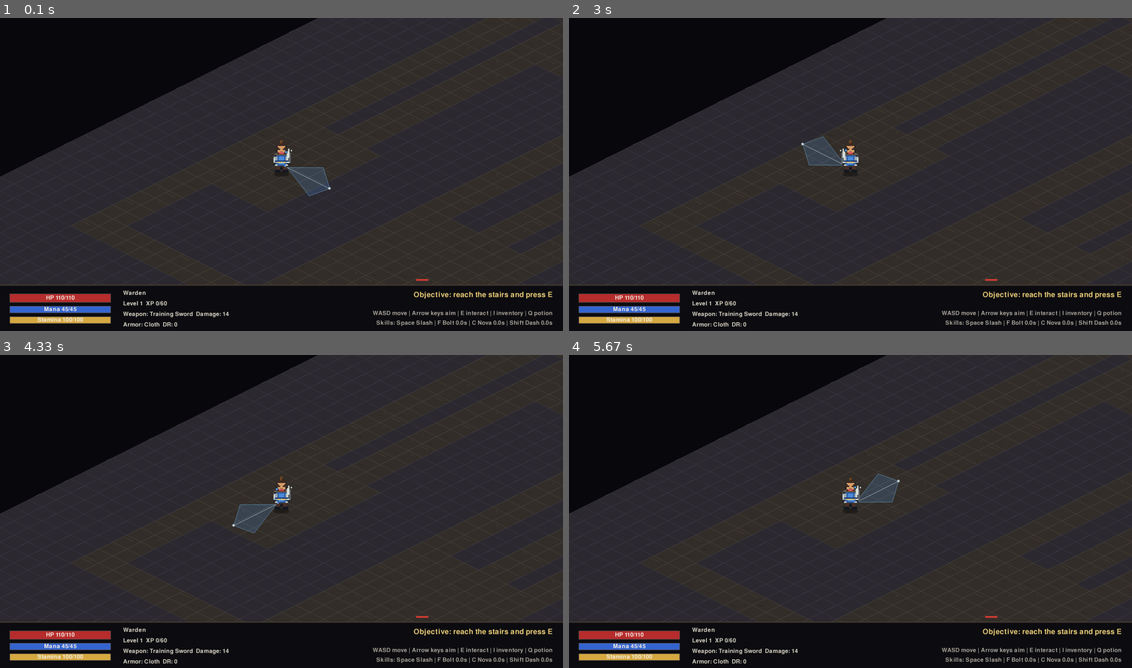
Above: before the commit, frames 1-4 (two rows, left to right).
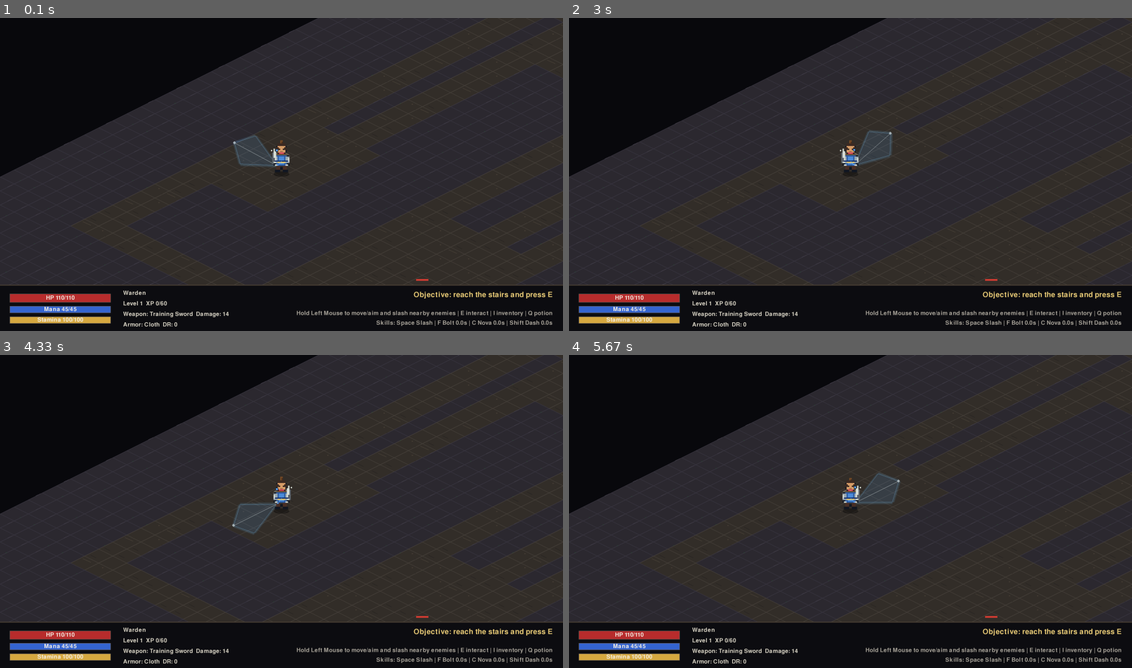
Above: after the commit, the same moments.

Repository: mattirk/arch-rogue
Game: pygame game, started from src/arch_rogue/__main__.py
The game is run twice, just before and just after one commit, with the same random seed, the same clock (stepped at 60 frames per second) and the same inputs.
Inputs (mouse positions are in pixels of both pictures, inside the frame that each line leads up to):
- Up to frame 1 (0.1 s): no input
- Up to frame 2 (3 s): hold Right 0.33-0.8 s; move the mouse to (827, 190) at 0.37 s; hold Up 0.83-1.13 s; move the mouse to (1019, 208) at 0.87 s; hold Right 1.17-1.63 s; move the mouse to (833, 161) at 1.2 s; hold Left 1.67-2.2 s; move the mouse to (771, 111) at 1.7 s; hold Down 2.23-2.53 s; move the mouse to (878, 102) at 2.27 s; hold Left 2.57-2.97 s; move the mouse to (929, 99) at 2.6 s
- Up to frame 3 (4.33 s): hold Up 3-3.37 s; move the mouse to (444, 442) at 3.03 s; hold Right 3.4-4.03 s; move the mouse to (168, 536) at 3.43 s; hold Down from 4.07 s (still down); move the mouse to (135, 542) at 4.1 s
- Up to frame 4 (5.67 s): release Down at 4.43 s; hold Left 4.47-4.93 s; move the mouse to (816, 608) at 4.5 s; hold Right 4.97-5.43 s; move the mouse to (827, 408) at 5 s; hold Up from 5.47 s (still down); move the mouse to (1025, 561) at 5.5 s

The runs differ from the first frame. In frame 1, 1.3% of the frame differs, in the area x 41-81%, y 37-96%; in frame 2, 1.2%; in frame 3, 0.3%; in frame 4, 0.3%.

Commit message:
Movement fix wasd -> mouse

Diff:
--- a/src/arch_rogue/game.py
+++ b/src/arch_rogue/game.py
@@ -880,8 +880,10 @@
                 elif event.key == pygame.K_q and self.state == "playing":
                     self.use_first_potion()
                 elif event.key == pygame.K_SPACE and self.state == "playing":
+                    self.update_player_aim()
                     self.player_melee_attack()
                 elif event.key == pygame.K_f and self.state == "playing":
+                    self.update_player_aim()
                     self.player_cast_bolt()
                 elif event.key == pygame.K_c and self.state == "playing":
                     self.player_cast_nova()
@@ -889,14 +891,15 @@
                     event.key in (pygame.K_LSHIFT, pygame.K_RSHIFT)
                     and self.state == "playing"
                 ):
+                    self.update_player_aim()
                     self.player_dash()
                 elif pygame.K_1 <= event.key <= pygame.K_9 and self.state == "playing":
                     self.use_inventory_slot(event.key - pygame.K_1)
             elif event.type == pygame.MOUSEBUTTONDOWN and self.state == "playing":
                 if event.button == 1:
-                    self.player_melee_attack()
-                elif event.button == 3:
-                    self.player_cast_bolt()
+                    self.face_player_toward_screen_point(*event.pos)
+                    if self.enemy_in_melee_arc():
+                        self.player_melee_attack()
 
     def update(self, dt: float) -> None:
         self.elapsed += dt
@@ -919,19 +922,32 @@
             length = math.hypot(dx, dy)
             self.player.facing_x = dx / length
             self.player.facing_y = dy / length
+        else:
+            self.face_player_toward_screen_point(*pygame.mouse.get_pos())
+
+    def face_player_toward_screen_point(self, sx: int, sy: int) -> tuple[float, float]:
+        target_x, target_y = self.screen_to_world(sx, sy)
+        dx = target_x - self.player.x
+        dy = target_y - self.player.y
+        distance = math.hypot(dx, dy)
+        if distance > 0.05:
+            self.player.facing_x = dx / distance
+            self.player.facing_y = dy / distance
+        return dx, dy
 
     def update_player(self, dt: float) -> None:
         self.player.moving = False
-        keys = pygame.key.get_pressed()
-        dx = float(keys[pygame.K_d]) - float(keys[pygame.K_a])
-        dy = float(keys[pygame.K_s]) - float(keys[pygame.K_w])
-        if dx or dy:
-            length = math.hypot(dx, dy)
-            dx /= length
-            dy /= length
-            self.move_actor(
-                self.player, dx * self.player.speed * dt, dy * self.player.speed * dt
-            )
+        if pygame.mouse.get_pressed()[0]:
+            dx, dy = self.face_player_toward_screen_point(*pygame.mouse.get_pos())
+            distance = math.hypot(dx, dy)
+            if distance > 0.18:
+                self.move_actor(
+                    self.player,
+                    (dx / distance) * self.player.speed * dt,
+                    (dy / distance) * self.player.speed * dt,
+                )
+            if self.enemy_in_melee_arc():
+                self.player_melee_attack()
 
         self.player.melee_timer = max(0.0, self.player.melee_timer - dt)
         self.player.bolt_timer = max(0.0, self.player.bolt_timer - dt)
@@ -1799,22 +1815,40 @@
             origin[1] + int(vy * 74 * WORLD_SCALE - py * 36 * WORLD_SCALE),
         )
         points = [origin, left, tip, right]
-        min_x = min(point[0] for point in points) - 6 * WORLD_SCALE
-        max_x = max(point[0] for point in points) + 6 * WORLD_SCALE
-        min_y = min(point[1] for point in points) - 6 * WORLD_SCALE
-        max_y = max(point[1] for point in points) + 6 * WORLD_SCALE
+        blur_pad = 14 * WORLD_SCALE
+        min_x = min(point[0] for point in points) - blur_pad
+        max_x = max(point[0] for point in points) + blur_pad
+        min_y = min(point[1] for point in points) - blur_pad
+        max_y = max(point[1] for point in points) + blur_pad
         overlay = pygame.Surface((max_x - min_x, max_y - min_y), pygame.SRCALPHA)
         local_points = [(x - min_x, y - min_y) for x, y in points]
-        pygame.draw.polygon(overlay, (92, 170, 255, 46), local_points)
+
+        glow = pygame.Surface(overlay.get_size(), pygame.SRCALPHA)
+        pygame.draw.polygon(glow, (92, 170, 255, 24), local_points)
         pygame.draw.lines(
-            overlay, (118, 196, 255, 150), True, local_points, max(2, WORLD_SCALE)
+            glow, (118, 196, 255, 46), True, local_points, 8 * WORLD_SCALE
         )
         local_origin = (origin[0] - min_x, origin[1] - min_y)
         local_tip = (tip[0] - min_x, tip[1] - min_y)
         pygame.draw.line(
-            overlay, (225, 245, 255, 180), local_origin, local_tip, max(2, WORLD_SCALE)
-        )
-        pygame.draw.circle(overlay, (225, 245, 255, 210), local_tip, 3 * WORLD_SCALE)
+            glow, (225, 245, 255, 56), local_origin, local_tip, 5 * WORLD_SCALE
+        )
+        blur_size = (
+            max(1, glow.get_width() // 4),
+            max(1, glow.get_height() // 4),
+        )
+        glow = pygame.transform.smoothscale(glow, blur_size)
+        glow = pygame.transform.smoothscale(glow, overlay.get_size())
+        overlay.blit(glow, (0, 0))
+
+        pygame.draw.polygon(overlay, (92, 170, 255, 34), local_points)
+        pygame.draw.lines(
+            overlay, (118, 196, 255, 105), True, local_points, max(2, WORLD_SCALE)
+        )
+        pygame.draw.line(
+            overlay, (225, 245, 255, 135), local_origin, local_tip, max(2, WORLD_SCALE)
+        )
+        pygame.draw.circle(overlay, (225, 245, 255, 170), local_tip, 3 * WORLD_SCALE)
         self.screen.blit(overlay, (min_x, min_y))
 
     def draw_enemy(self, enemy: Enemy) -> None:
@@ -2060,7 +2094,7 @@
             f"C Nova {self.player.nova_timer:.1f}s | Shift Dash {self.player.dash_timer:.1f}s"
         )
         control_lines = [
-            "WASD move | Arrow keys aim | E interact | I inventory | Q potion",
+            "Hold Left Mouse to move/aim and slash nearby enemies | E interact | I inventory | Q potion",
             skill_line,
         ]
         for i, controls in enumerate(control_lines):
Not shown, changed: README.md
Not shown, changed: SKILLS.md
